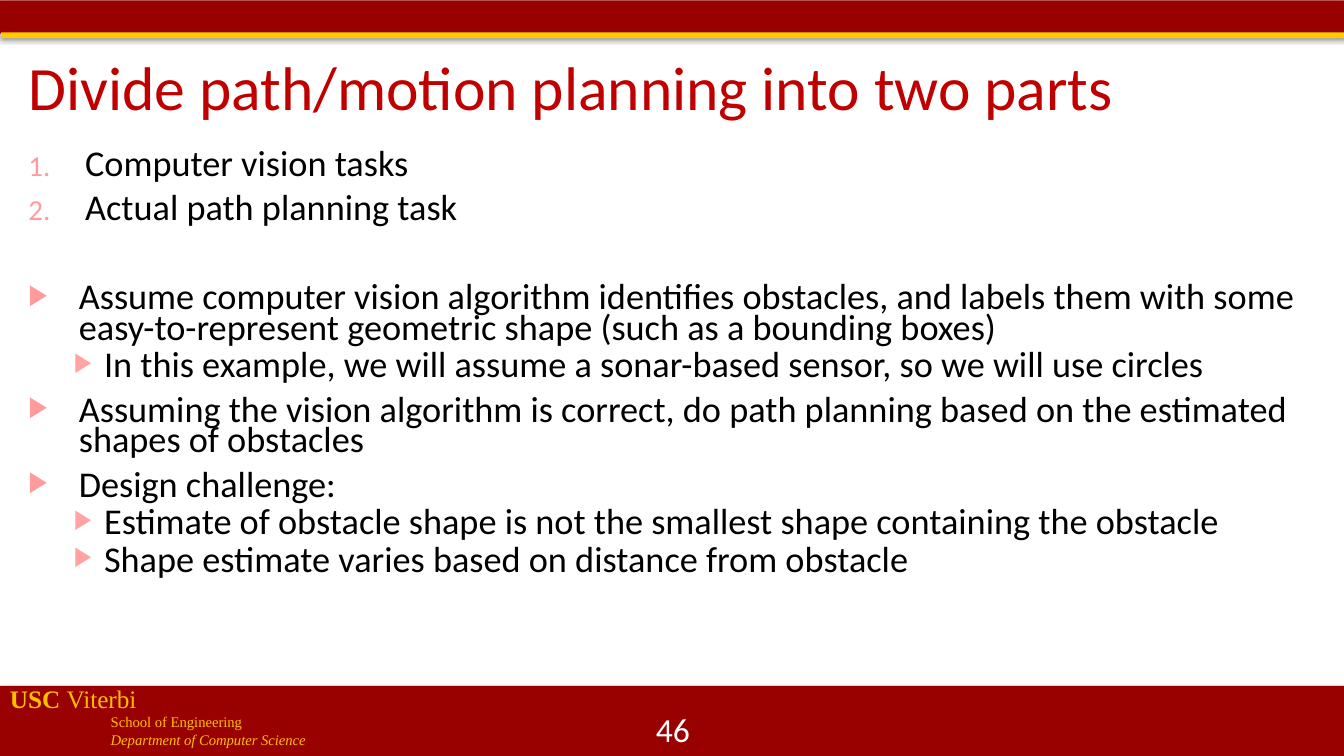
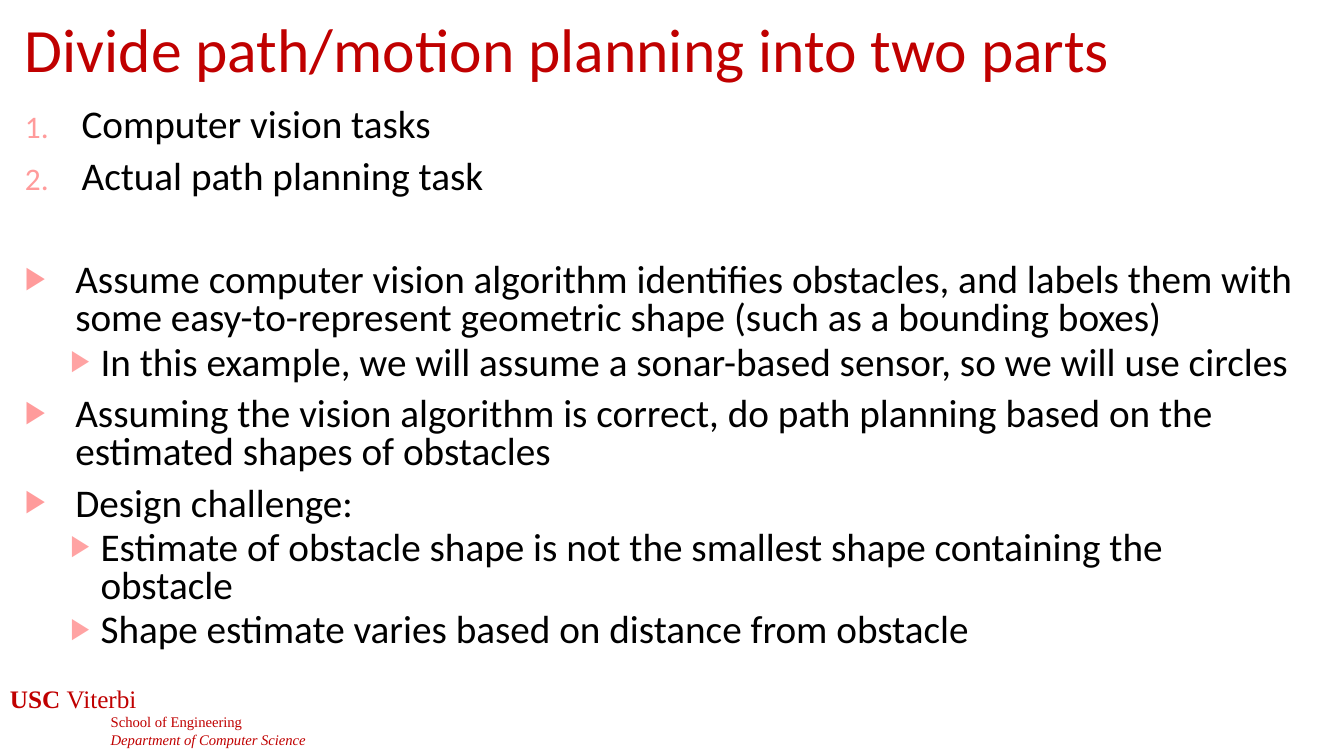
Before and after one commit to jdeshmukh/jdeshmukh.github.io, a slide deck: slide 45 of teaching/cs513slides/lecture4-Stability-Hybrid-Systems.pptx (slide 46 before the commit). Drawn at 1344x756 pixels with LibreOffice and Linux fonts; fonts in the diff are those of the drawing; background and template pictures are left out. Boxes give left, top, right and bottom in pixels: in the first picture for what was removed or moved away, otherwise in the second. Text is boxed around its words. In the diff, an @@ line names an element or a change of style, - is before the commit and + after.

```diff
--- a/teaching/cs513slides/lecture4-Stability-Hybrid-Systems.pptx
+++ b/teaching/cs513slides/lecture4-Stability-Hybrid-Systems.pptx
@@ rectangle removed at bbox=[0, 0, 1344, 33] @@
@@ title "Divide path/motion planning into two ...": place and size @@
-title "Divide path/motion planning into two ..." at bbox=[28, 67, 1113, 121]
+title "Divide path/motion planning into two ..." at bbox=[25, 29, 1109, 83]
@@ rectangle removed at bbox=[1, 32, 1344, 38] @@
@@ text "Computer vision tasks": place and size @@
-text "Computer vision tasks" at bbox=[79, 150, 1293, 578]
+text "Computer vision tasks" at bbox=[75, 110, 1292, 650]
@@ text "Computer vision tasks" at bbox=[75, 110, 1292, 650]: size 25.9 to 28 pt; line spacing 0.7 to 0.8 @@
@@ text "USC Viterbi" at bbox=[10, 690, 306, 748]: text colour #FFC000 to #C00000 @@
@@ rectangle removed at bbox=[0, 687, 1344, 756] @@
@@ page number at bbox=[656, 719, 690, 743]: text changed @@
-46
+45
```
Also in this commit, not shown: 52 other slides changed, 1 slide removed, 2 other files.
